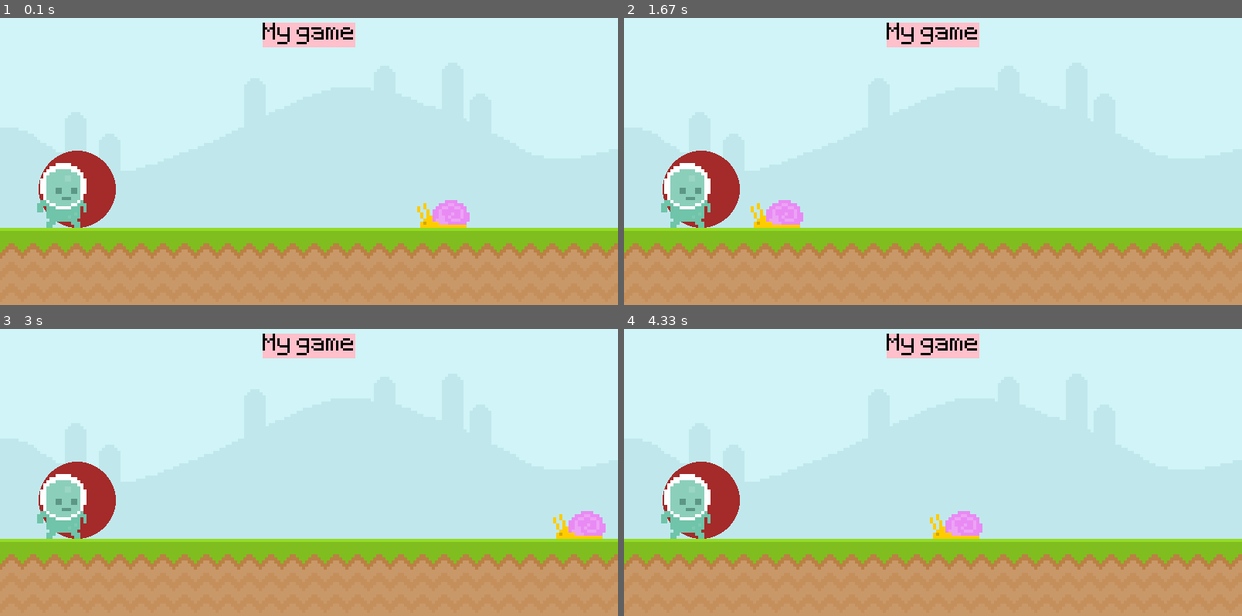
Above: before the commit, frames 1-4 (two rows, left to right).
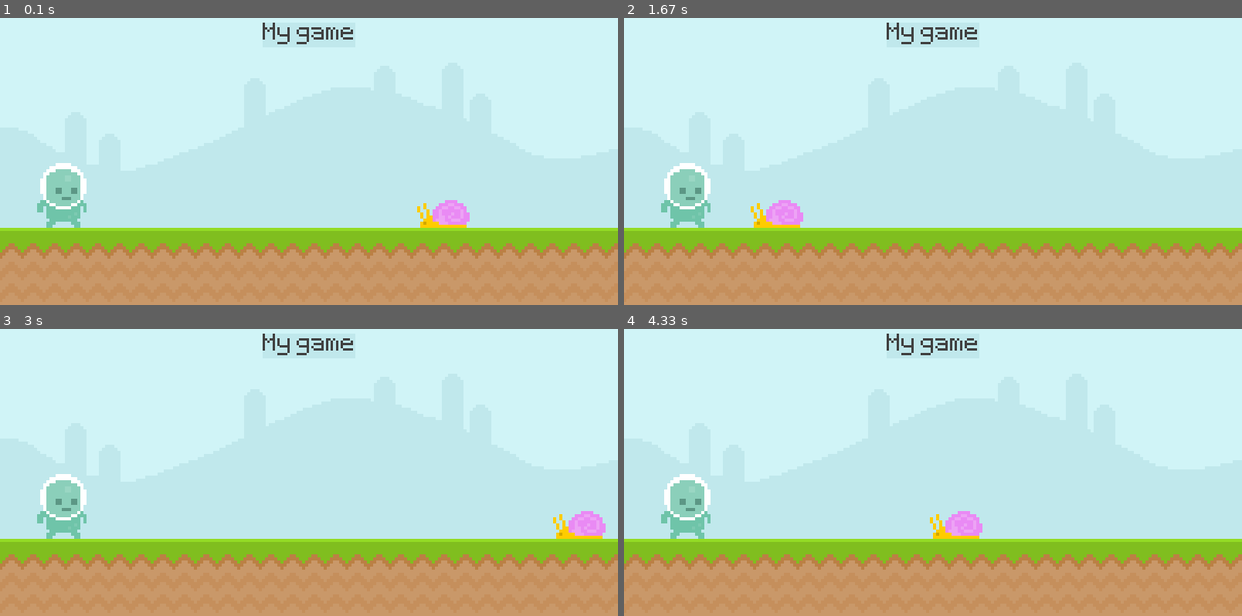
Above: after the commit, the same moments.

Repository: KendyCode/learn_pygame
Game: pygame game, started from main.py
Two runs of this game, one before a commit and one after it. Both use one fixed random seed, a clock stepped at 60 frames per second and the inputs below.
Inputs:
- Up to frame 1 (0.1 s): no input
- Up to frame 2 (1.67 s): no input
- Up to frame 3 (3 s): no input
- Up to frame 4 (4.33 s): no input

The runs differ from the first frame. In frame 1, 2.6% of the frame differs, in the area x 6-58%, y 1-74%; in frame 2, 2.6%; in frame 3, 2.6%; in frame 4, 2.6%.

Commit message:
on a juste changer des couleurs sous rgb ou hex

Diff:
--- a/main.py
+++ b/main.py
@@ -11,7 +11,7 @@
 sky_surface = pygame.image.load("graphics/Sky.png").convert()
 ground_surface = pygame.image.load("graphics/ground.png").convert()
 #Antialisa en False puisque on va faire du pixel art sinon cest mieux de le mettre en True dans les autres cas
-score_surf = test_font.render("My game", False, "Black")
+score_surf = test_font.render("My game", False, (64,64,64))
 score_rect = score_surf.get_rect(center=(400,50))
 
 snail_surf = pygame.image.load("graphics/snail/snail1.png").convert_alpha()
@@ -39,10 +39,9 @@
 
     screen.blit(sky_surface,(0,0))
     screen.blit(ground_surface,(0,300))
-    pygame.draw.rect(screen,"Pink", score_rect)
-    pygame.draw.rect(screen,"Pink", score_rect,10)
-    # Dessiner un cerlce
-    pygame.draw.ellipse(screen,"Brown",pygame.Rect(50,200,100,100))
+    pygame.draw.rect(screen,"#c0e8ec", score_rect)
+    pygame.draw.rect(screen,"#c0e8ec", score_rect,10)
+
     screen.blit(score_surf,score_rect)
 
     snail_rect.x -= 4
